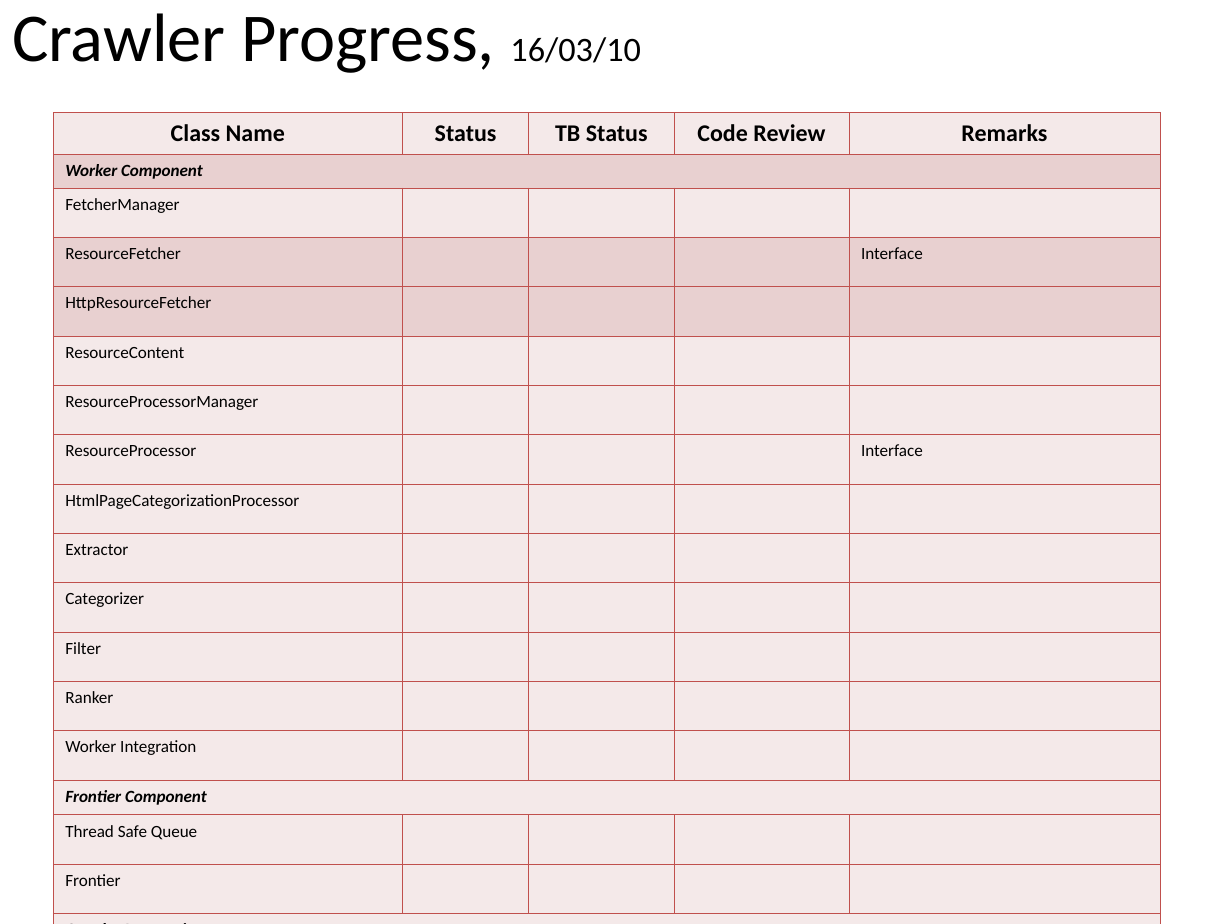
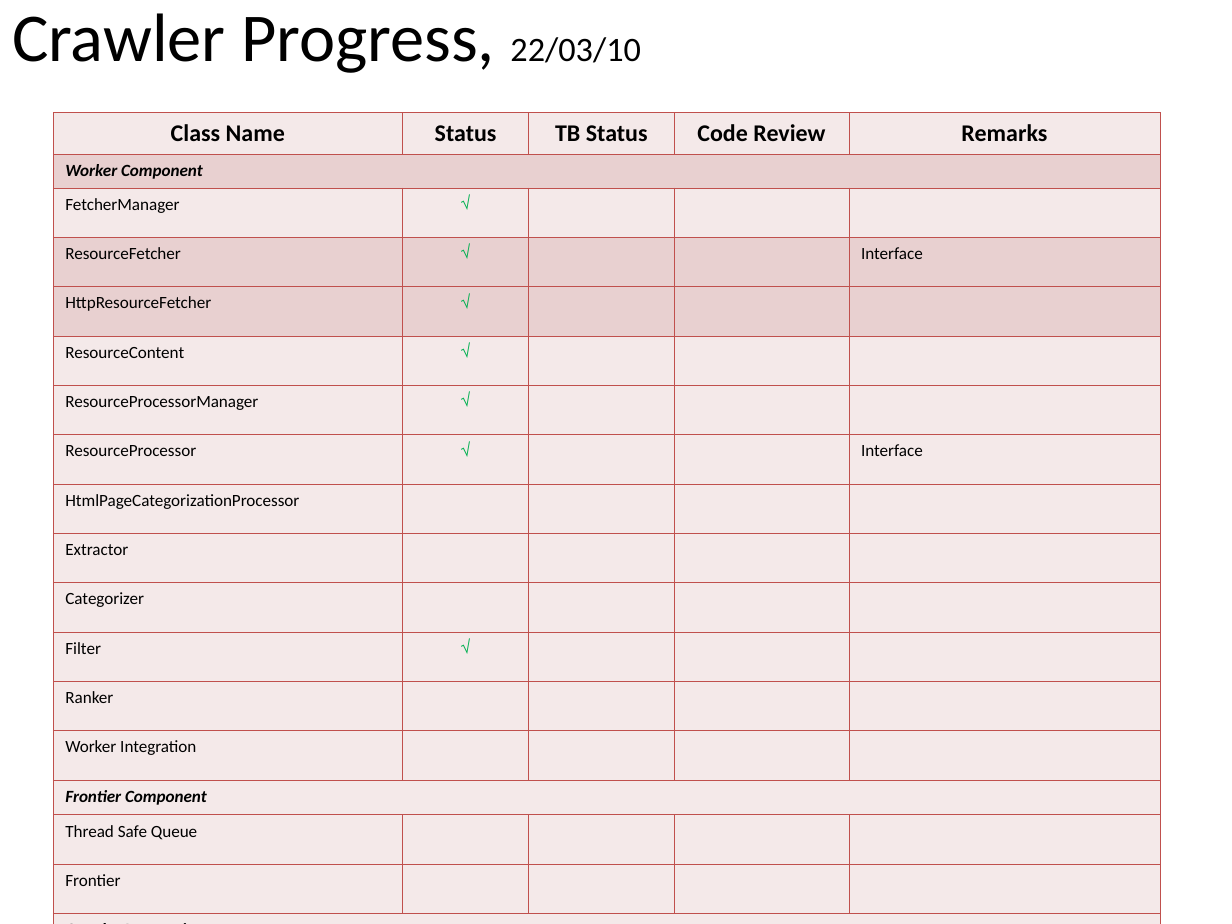
Before and after one commit to tru3d3v/iwebcrawler, a slide deck: slide 1 of Docs/Progress.ppt. Drawn at 1232x924 pixels with LibreOffice and Linux fonts; fonts in the diff are those of the drawing. Boxes give left, top, right and bottom in pixels: in the first picture for what was removed or moved away, otherwise in the second. Text is boxed around its words. In the diff, an @@ line names an element or a change of style, - is before the commit and + after.

```diff
--- a/Docs/Progress.ppt
+++ b/Docs/Progress.ppt
@@ text at (12,13,640,73): text changed @@
-Crawler Progress, 16/03/10
+Crawler Progress, 22/03/10
@@ table at (53,112,1161,890) @@
-row 3, column 2: 
+row 3, column 2: √
-row 4, column 2: 
+row 4, column 2: √
-row 5, column 2: 
+row 5, column 2: √
-row 6, column 2: 
+row 6, column 2: √
-row 7, column 2: 
+row 7, column 2: √
-row 8, column 2: 
+row 8, column 2: √
-row 12, column 2: 
+row 12, column 2: √
```
Also in this commit, not shown: 1 other slide changed, 2 other files.
